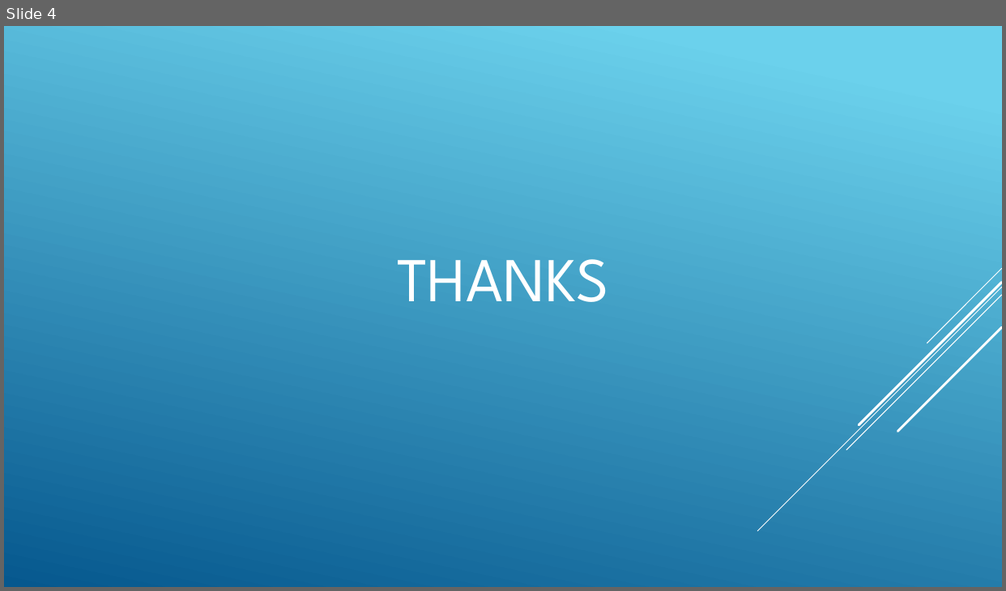
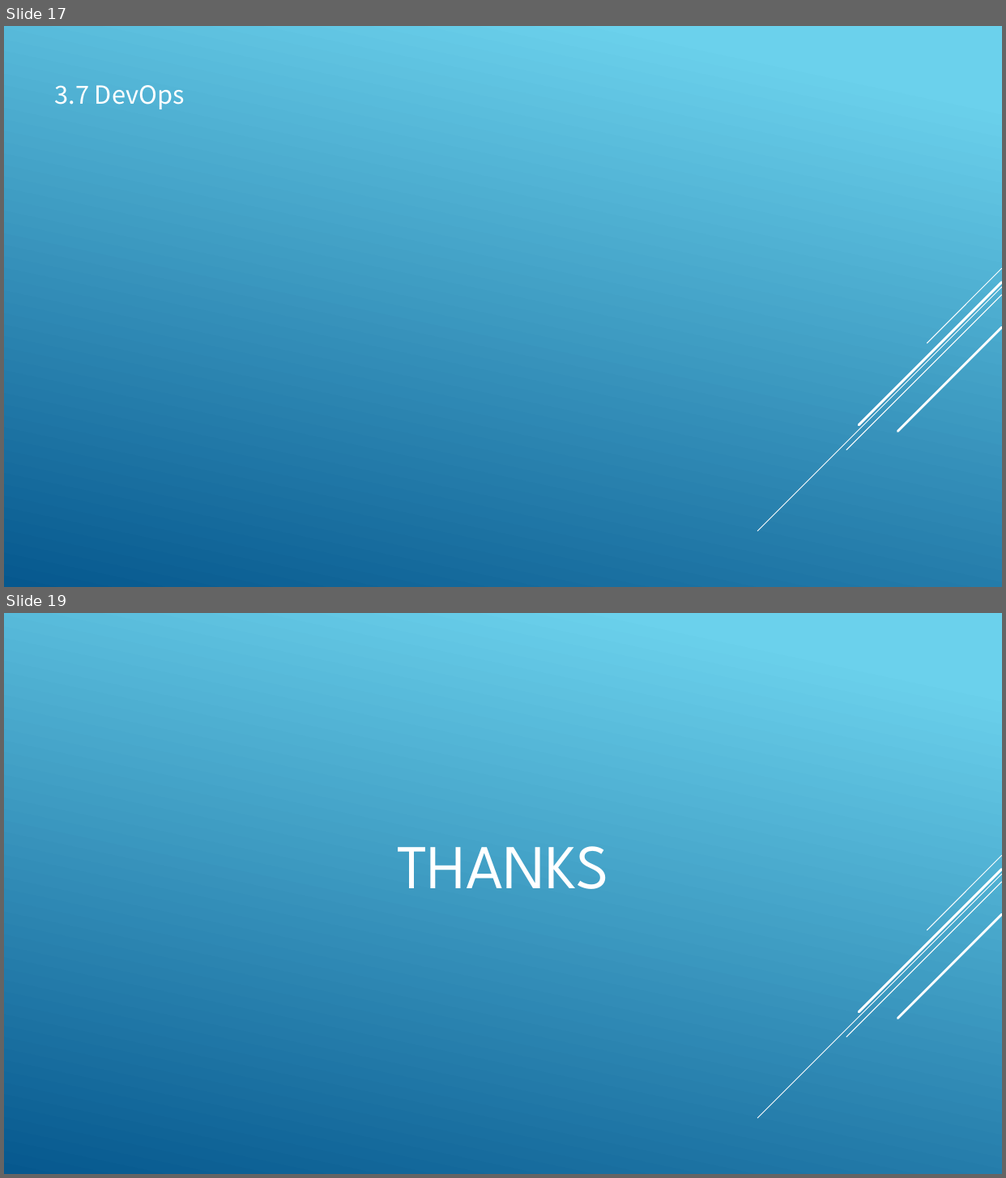
Before and after one commit to tank520/MyNote, a slide deck: 02 软件开发/04 框架/99 架构/云原生技术架构.pptx. Shown one above the other, each under a label of ours: slide 4 before the commit, slides 17 and 19 after it; the slides between them are not shown. The pictures are 1006x591 and 1006x1178 pixels, drawn with LibreOffice and Linux fonts; fonts in the diff are those of the drawing. Boxes give left, top, right and bottom in pixels: in the first picture for what was removed or moved away, otherwise in the second. Text is boxed around its words. In the diff, an @@ line names an element or a change of style, - is before the commit and + after.

```diff
--- a/02 软件开发/04 框架/99 架构/云原生技术架构.pptx
+++ b/02 软件开发/04 框架/99 架构/云原生技术架构.pptx
@@ slide 17 added at (4,26,1002,587), background gradient #6ED2EB to #06588E; not listed: 5 template elements that a slide beside it also shows @@
@@ text added at (54,85,185,109), 24 pt, text #FFFFFF @@
+3.7 DevOps
@@ what was slide 4 is now slide 19 @@
```
Also in this commit, not shown: 2 slides changed, 14 other slides added.
